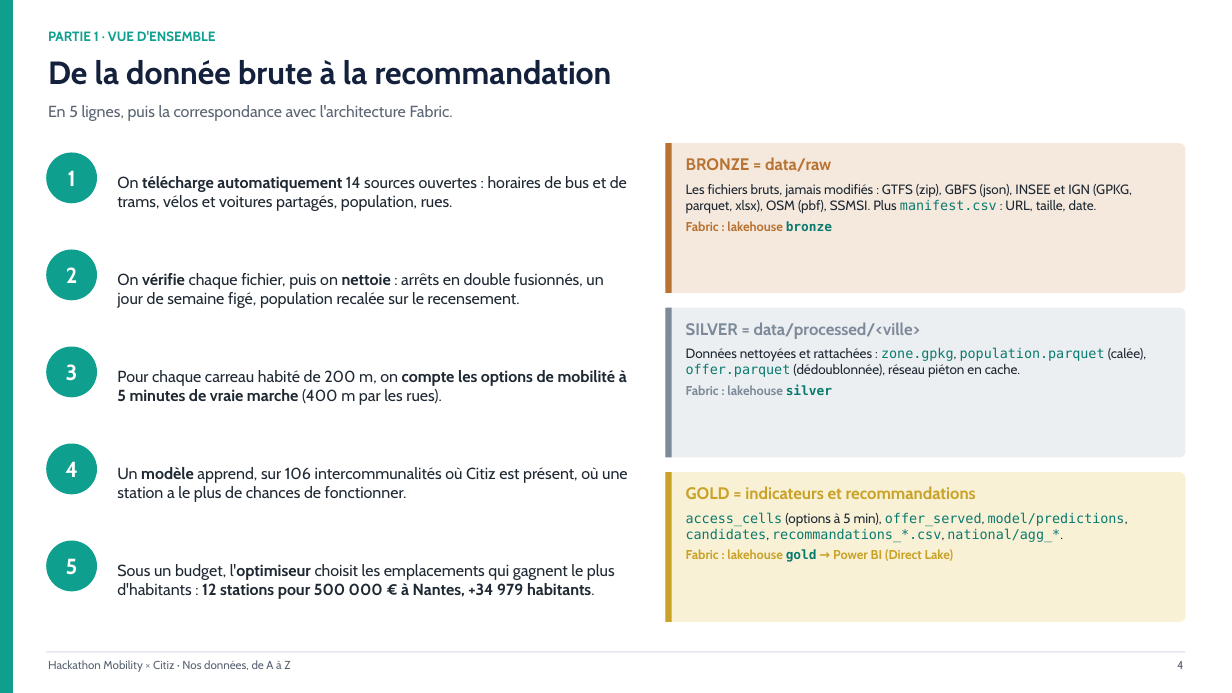
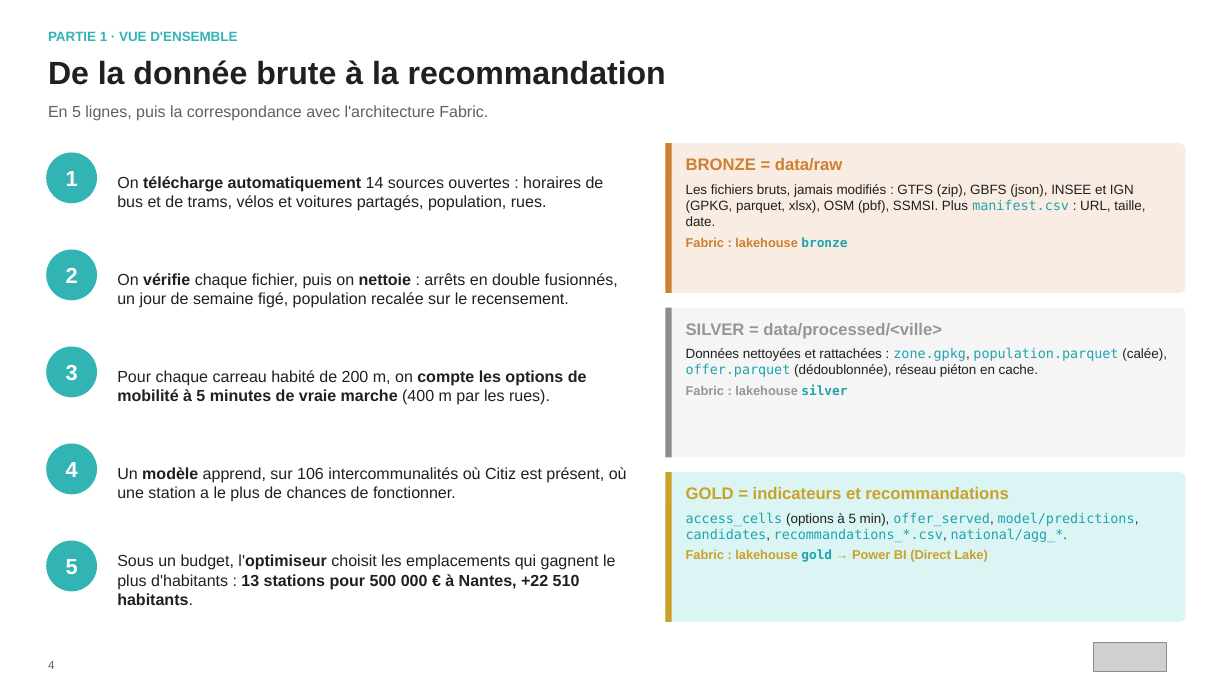
Before and after one commit to hillzeealex/hackathon-mobility-citiz, a slide deck: slide 4 of slides/DONNEES_ET_AUTOMATISATION.pptx. Drawn at 1232x693 pixels with LibreOffice and Linux fonts; fonts in the diff are those of the drawing; grey boxes stand for pictures. Boxes give left, top, right and bottom in pixels: in the first picture for what was removed or moved away, otherwise in the second. Text is boxed around its words. In the diff, an @@ line names an element or a change of style, - is before the commit and + after.

Commit message:
Slides : chiffres officiels de Fabric, sans délinquance ; deck données aux couleurs de Citiz (#38)

```diff
--- a/slides/DONNEES_ET_AUTOMATISATION.pptx
+++ b/slides/DONNEES_ET_AUTOMATISATION.pptx
@@ rectangle removed at [0, 0, 13, 693] @@
@@ text "PARTIE 1 · VUE D'ENSEMBLE" at [48, 31, 237, 41]: font Cabin to Arial, text colour #0E9F8E to #32B4B5 @@
@@ text "De la donnée brute à ..." at [48, 60, 666, 85]: font Cabin to Arial, text colour #14213D to #202020 @@
@@ text "En 5 lignes, puis la ..." at [48, 105, 488, 121]: font Cabin to Arial, text colour #5B6573 to #616060 @@
@@ rounded rectangle at [665, 143, 1186, 293]: fill #F5E9DE to #F9EDE3 @@
@@ rectangle at [665, 143, 672, 293]: fill #B87333 to #CD7F32 @@
@@ text "BRONZE = data/raw" at [686, 158, 1145, 247]: font Cabin to Arial in "BRONZE = data/raw", "Les fichiers bruts, jamais modifiés : GTFS ...", "Fabric : lakehouse"; text colour #B87333 to #CD7F32 in "BRONZE = data/raw", "Fabric : lakehouse"; text colour #1F2933 to #202020 in "Les fichiers bruts, jamais modifiés : GTFS ..."; text colour #0B7A6E to #20A4B0 in "manifest.csv", "bronze" @@
@@ rounded rectangle at [665, 308, 1186, 457]: fill #ECEFF2 to #F5F5F5 @@
@@ text "SILVER = data/processed/<ville>" at [686, 323, 1167, 395]: font Cabin to Arial in "SILVER = data/processed/<ville>", "Données nettoyées et rattachées : zone.gpkg, (calée), ...", "Fabric : lakehouse"; text colour #7D8A99 to #969696 in "SILVER = data/processed/<ville>", "Fabric : lakehouse"; text colour #1F2933 to #202020 in "Données nettoyées et rattachées : zone.gpkg, (calée), ..."; text colour #0B7A6E to #20A4B0 in "zone.gpkg, population.parquet offer.parquet", "silver" @@
@@ font Cabin to Arial, text colour #1F2933 to #202020 in 4 elements at [117, 176, 604, 211], [117, 273, 618, 308], [117, 370, 587, 405], [117, 467, 627, 502] @@
@@ rounded rectangle at [665, 472, 1186, 622]: fill #F8F1D6 to #DBF4F4 @@
@@ text "GOLD = indicateurs et recommandations" at [686, 487, 1139, 562]: font Cabin to Arial in "GOLD = indicateurs et recommandations", "(options à 5 min), offer_served, model/predictions, candidat ...", "Fabric : lakehouse → Power BI (Direct ..."; text colour #0B7A6E to #20A4B0 in "access_cells offer_served, model/predictions, candidates, re ...", "gold"; text colour #1F2933 to #202020 in "(options à 5 min), offer_served, model/predictions, candidat ..." @@
@@ font Cabin to Arial; fill #0E9F8E to #32B4B5 in 5 elements at [46, 152, 97, 203], [46, 250, 97, 300], [46, 347, 97, 397], [46, 444, 97, 494], [46, 541, 97, 592] @@
@@ text at [117, 554, 615, 605]: text changed; font Cabin to Arial; text colour #1F2933 to #202020 @@
-Sous un budget, l'optimiseur choisit les emplacements qui gagnent le plus d'habitants : 12 stations pour 500 000 € à Nantes, +34 979 habitants.
+Sous un budget, l'optimiseur choisit les emplacements qui gagnent le plus d'habitants : 13 stations pour 500 000 € à Nantes, +22 510 habitants.
@@ text "4": place and size @@
-text "4" at [1177, 661, 1183, 669]
+text "4" at [48, 661, 54, 669]
@@ text "4" at [48, 661, 54, 669]: font Cabin to Arial, text colour #5B6573 to #616060; alignment right to left @@
@@ rectangle removed at [46, 652, 1186, 653] @@
@@ picture added at [1093, 642, 1166, 672] @@
@@ text removed at [48, 660, 290, 672] @@
-Hackathon Mobility × Citiz · Nos données, de A à Z
```
Also in this commit, not shown: 29 other slides changed, 1 other file.
